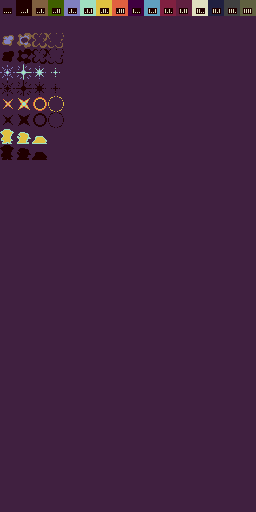
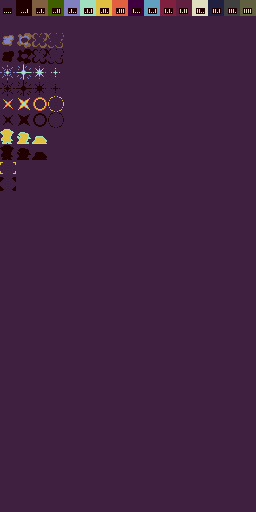
Two versions of the same layered image (w=256, h=512). Layer-by-layer changes:
added layer "Layer 3" above "palette" over [left=0, top=162, right=16, bottom=191]
